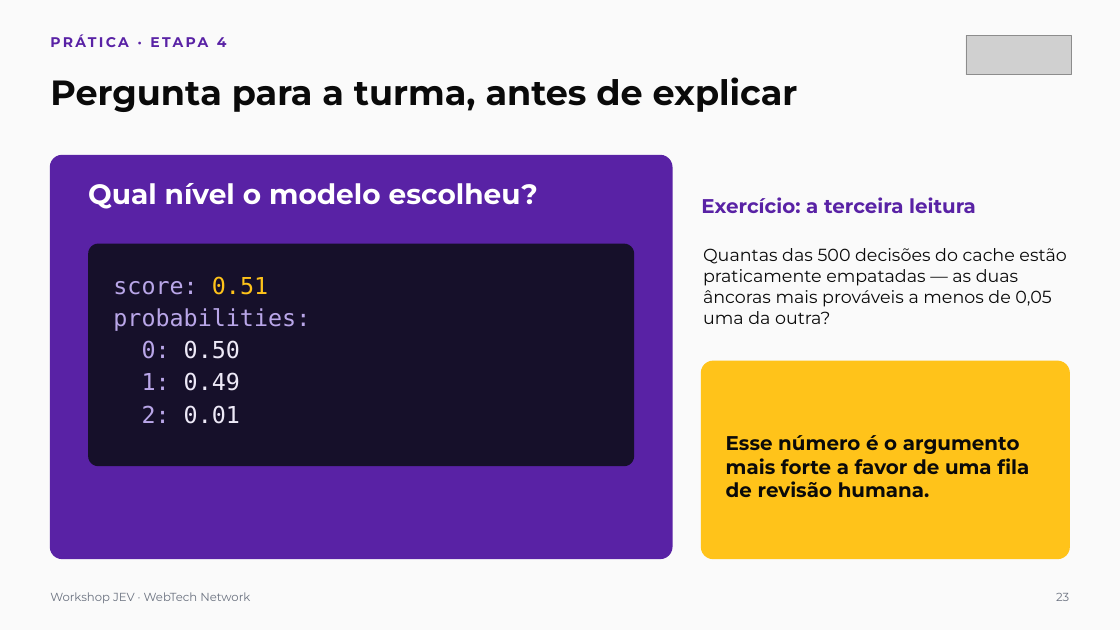
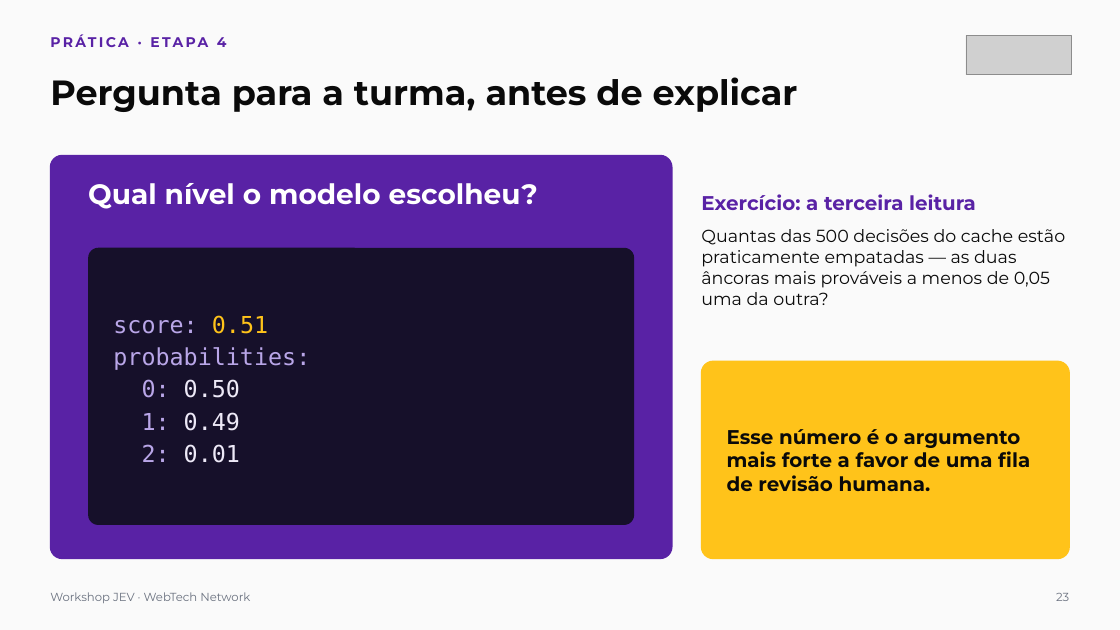
Before and after one commit to webtech-network/workshop-jev, a slide deck: slide 23 of docs/workshop-jev-apresentacao.pptx. Drawn at 1120x630 pixels with LibreOffice and Linux fonts; fonts in the diff are those of the drawing; grey boxes stand for pictures. Boxes give left, top, right and bottom in pixels: in the first picture for what was removed or moved away, otherwise in the second. Text is boxed around its words. In the diff, an @@ line names an element or a change of style, - is before the commit and + after.

```diff
--- a/docs/workshop-jev-apresentacao.pptx
+++ b/docs/workshop-jev-apresentacao.pptx
@@ text "Exercício: a terceira leitura" at bbox=[701, 194, 1065, 305]: vertical alignment top to middle @@
@@ text "Exercício: a terceira leitura": place and size @@
-text "Exercício: a terceira leitura" at bbox=[703, 248, 1066, 324]
+text "Exercício: a terceira leitura" at bbox=[701, 194, 1065, 305]
@@ text at bbox=[701, 194, 976, 210]: paragraph added @@
+Exercício: a terceira leitura
@@ text removed at bbox=[701, 197, 976, 213] @@
-Exercício: a terceira leitura
@@ rounded rectangle: place and size @@
-rounded rectangle at bbox=[88, 244, 634, 466]
+rounded rectangle at bbox=[88, 248, 634, 525]
@@ rounded rectangle at bbox=[88, 248, 634, 525]: proportions changed @@
@@ text "score: 0.51" at bbox=[113, 315, 310, 463]: vertical alignment top to middle @@
@@ text "Esse número é o argumento ...": place and size @@
-text "Esse número é o argumento ..." at bbox=[726, 435, 1029, 497]
+text "Esse número é o argumento ..." at bbox=[727, 429, 1030, 491]
```
Also in this commit, not shown: 26 other slides changed, 8 slides added, 1 slide removed.
